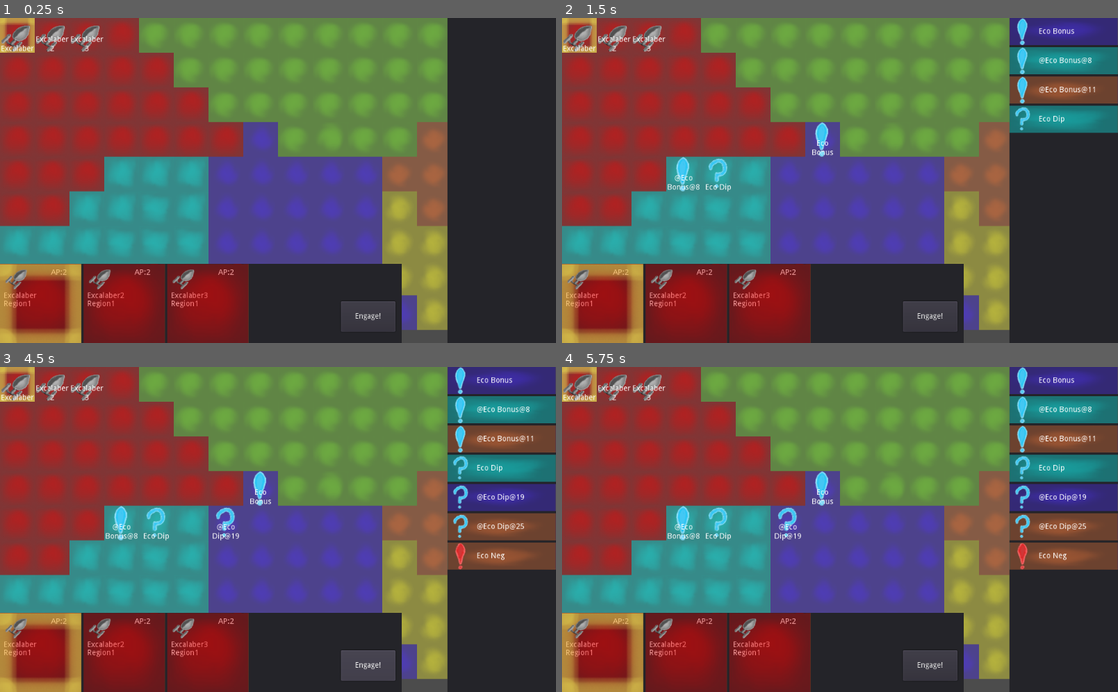
Above: before the commit, frames 1-4 (two rows, left to right).
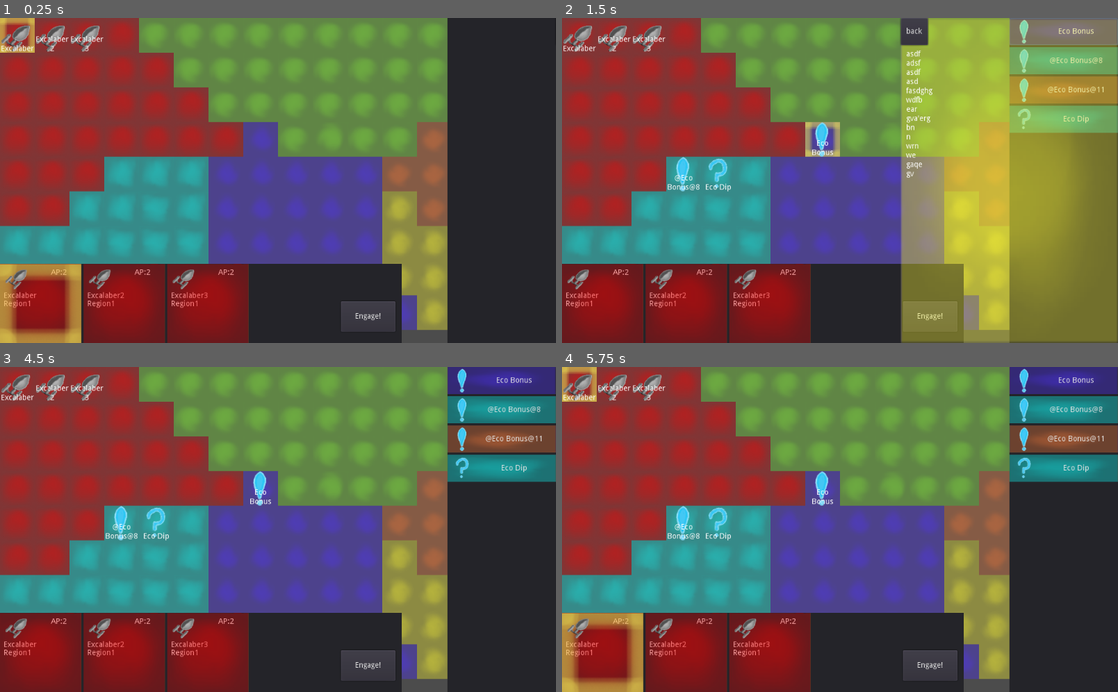
Above: after the commit, the same moments.

Repository: AngryMajor/StarShipGame
Game: Godot game, scene res://General/Main.tscn
The game is run twice, just before and just after one commit, with the same random seed, the same clock (stepped at 60 frames per second) and the same inputs.
Inputs (mouse positions are in pixels of both pictures, inside the frame that each line leads up to):
- Up to frame 1 (0.25 s): no input
- Up to frame 2 (1.5 s): click "Engage!" at 0.5 s; click (1062, 31) at 1.25 s, where only the run after the commit has a clickable "Eco Bonus"
- Up to frame 3 (4.5 s): click (500, 409) at 2 s, where only the run after the commit has a clickable "@Eco Bonus@8"; click (500, 438) at 2.75 s, where only the run after the commit has a clickable "@Eco Bonus@11"; click (500, 467) at 3.5 s, where only the run after the commit has a clickable "Eco Dip"; click "Engage!" (after the commit: "back") at 4.25 s
- Up to frame 4 (5.75 s): click (600, 653) at 5.02 s

The runs differ from the first frame. In frame 2, 42% of the frame differs, in the area x 0-100%, y 0-100%; in frame 3, 8.4%; in frame 4, 5.9%.

Commit message:
selection system updated to allow selection of anything including missions, when mission selected mission details pannel appears

Diff:
--- a/Components/Missions/MissionComp.gd
+++ b/Components/Missions/MissionComp.gd
@@ -9,6 +9,22 @@
 
 func _ready():
 	GameState.connect("time_progressed",self,"_on_time_progressed")
+
+func get_mission_coord(ship):
+	var keys = mission_map.keys()
+	var i = 0
+	var target = null
+
+	while target == null and i < keys.size():
+		if mission_map[keys[i]] == ship:
+			target = ship
+		else:
+			i += 1
+
+	if i >= keys.size():
+		return null
+	else:
+		return keys[i]
 
 func _on_time_progressed(amount):
 	pass
--- /dev/null
+++ b/General/DeselectButton.gd
@@ -0,0 +1,7 @@
+extends Button
+
+func _ready():
+	connect("button_down",self,"on_button_pressed")
+
+func on_button_pressed():
+	GameState.selection = null
--- a/General/GameState.gd
+++ b/General/GameState.gd
@@ -2,12 +2,12 @@
 
 var world : WorldController
 
-var selectedShip : Ship setget set_selected_ship
-signal ship_selection_Changed
+var selection setget set_selected
+signal selection_Changed
 
-func set_selected_ship(ship):
-	selectedShip = ship
-	emit_signal("ship_selection_Changed")
+func set_selected(target):
+	selection = target
+	emit_signal("selection_Changed")
 
 signal time_progressed(amount)
 
--- a/General/HighlightComp.gd
+++ b/General/HighlightComp.gd
@@ -3,14 +3,22 @@
 signal data_updated
 
 var selectionMap = {}
-export var highlight_selected_ship = true setget set_highlight_selected_ship
+export var highlight_selected = true setget set_highlight_selected
 export var highlight_currser = true
 
 export(NodePath) var _shipComp
 onready var shipComp = get_node(_shipComp)
+onready var missionComp = GameState.world.get_componnet("MissionComp")
 
-var selected_ship_coords
+var selected_coords
 var currser_highlight_coords setget set_curser_highlight
+
+
+func _ready():
+	if GameState.selection is Ship:
+		selected_coords = shipComp.get_ship_coord(GameState.selection)
+	GameState.connect("selection_Changed",self,"on_selection_changed")
+	shipComp.connect("data_updated",self,"on_ship_moved")
 
 func set_curser_highlight(coord):
 	var old_coord = currser_highlight_coords
@@ -19,35 +27,42 @@
 		emit_signal("data_updated",old_coord)
 	emit_signal("data_updated",currser_highlight_coords)
 
-func set_highlight_selected_ship(value):
-	highlight_selected_ship = value
-	emit_signal("data_updated",selected_ship_coords)
+func set_highlight_selected(value):
+	highlight_selected = value
+	emit_signal("data_updated",selected_coords)
 
 func get_data(coord):
 	var returnDict = {}
-	if highlight_selected_ship and coord == selected_ship_coords:
-		returnDict["Selected"] = GameState.selectedShip
+	if highlight_selected and coord == selected_coords:
+		returnDict["Selected"] = GameState.selection
 	elif highlight_currser and coord == currser_highlight_coords:
 		returnDict["Selected"] = 1
 	elif coord in selectionMap:
 		returnDict["Selected"] = selectionMap[coord]
 	return returnDict
 
-func _ready():
-	selected_ship_coords = shipComp.get_ship_coord(GameState.selectedShip)
-	GameState.connect("ship_selection_Changed",self,"on_ship_selection_changed")
-	shipComp.connect("data_updated",self,"on_ship_moved")
+func on_ship_moved(coord):
+	on_selection_changed()
+
+func on_selection_changed():
+	if GameState.selection is Ship and shipComp.get_ship_coord(GameState.selection) != null:
+		var old_selection_coords = selected_coords
+		selected_coords = shipComp.get_ship_coord(GameState.selection)
+		if old_selection_coords != null:
+			emit_signal("data_updated",old_selection_coords)
+		emit_signal("data_updated",selected_coords)
+	elif GameState.selection is Mission and missionComp.get_mission_coord(GameState.selection) != null:
+		var old_selection_coords = selected_coords
+		selected_coords = missionComp.get_mission_coord(GameState.selection)
+		if old_selection_coords != null:
+			emit_signal("data_updated",old_selection_coords)
+		emit_signal("data_updated",selected_coords)
+	else:
+		var old_selection_coords = selected_coords
+		selected_coords = null
+		emit_signal("data_updated",old_selection_coords)
 
 
-func on_ship_moved(coord):
-	on_ship_selection_changed()
-
-func on_ship_selection_changed():
-	if shipComp.get_ship_coord(GameState.selectedShip) != null:
-		var old_selection_coords = selected_ship_coords
-		selected_ship_coords = shipComp.get_ship_coord(GameState.selectedShip)
-		emit_signal("data_updated",old_selection_coords)
-		emit_signal("data_updated",selected_ship_coords)
 
 func set_selected(coord):
 	var toBeClearedCoords = selectionMap.keys()
--- a/General/Main.tscn
+++ b/General/Main.tscn
@@ -1,20 +1,28 @@
-[gd_scene load_steps=16 format=2]
+[gd_scene load_steps=20 format=2]
 
 [ext_resource path="res://General/World.tscn" type="PackedScene" id=1]
 [ext_resource path="res://Components/Missions/Types/EconomicDip.tscn" type="PackedScene" id=2]
 [ext_resource path="res://MouseController/MouseStates/DefaultState.gd" type="Script" id=3]
 [ext_resource path="res://Components/Missions/Types/EconomicNegEffect.tscn" type="PackedScene" id=4]
 [ext_resource path="res://MissionListUI.tscn" type="PackedScene" id=5]
+[ext_resource path="res://General/ShipCommandGameTiles.png" type="Texture" id=6]
 [ext_resource path="res://Components/Missions/Types/EcononmicPosibleBonus.tscn" type="PackedScene" id=7]
 [ext_resource path="res://General/ShipControlerMouse.gd" type="Script" id=8]
 [ext_resource path="res://General/EndTurnButton.gd" type="Script" id=9]
 [ext_resource path="res://General/MapCamera.gd" type="Script" id=10]
 [ext_resource path="res://ShipGUICard.tscn" type="PackedScene" id=11]
+[ext_resource path="res://General/MissionDetailsUI.gd" type="Script" id=12]
 [ext_resource path="res://General/ShipPannel.gd" type="Script" id=13]
+[ext_resource path="res://General/DeselectButton.gd" type="Script" id=14]
 [ext_resource path="res://MouseController/MouseStates/RegionInspect.gd" type="Script" id=17]
 [ext_resource path="res://MouseController/MouseStates/TestState.gd" type="Script" id=18]
 [ext_resource path="res://MouseController/MouseStates/MisssionInspector.gd" type="Script" id=19]
 [ext_resource path="res://MouseController/MouseControler.gd" type="Script" id=20]
+
+[sub_resource type="AtlasTexture" id=1]
+flags = 4
+atlas = ExtResource( 6 )
+region = Rect2( 320, 128, 64, 64 )
 
 [node name="Main" type="Node2D"]
 
@@ -93,4 +101,44 @@
 [node name="MissionList" parent="GUILayer" instance=ExtResource( 5 )]
 _MissionList = NodePath("../../World/Components/MissionComp/MissionList")
 
+[node name="MissionDetails" type="Control" parent="GUILayer"]
+anchor_left = 1.0
+anchor_right = 1.0
+anchor_bottom = 1.0
+rect_min_size = Vector2( 400, 0 )
+script = ExtResource( 12 )
+
+[node name="TextureRect" type="TextureRect" parent="GUILayer/MissionDetails"]
+anchor_right = 1.0
+anchor_bottom = 1.0
+texture = SubResource( 1 )
+expand = true
+
+[node name="Button" type="Button" parent="GUILayer/MissionDetails"]
+margin_right = 50.0
+margin_bottom = 50.0
+text = "back"
+script = ExtResource( 14 )
+
+[node name="TextBlock" type="Label" parent="GUILayer/MissionDetails"]
+anchor_right = 1.0
+margin_left = 10.0
+margin_top = 60.0
+margin_right = -10.0
+size_flags_horizontal = 3
+text = "asdf
+adsf
+asdf
+asd
+fasdghg
+wdfb
+ear
+gva'erg
+bn
+n
+wrn
+we
+gaqe
+gv"
+
 [editable path="World"]
--- /dev/null
+++ b/General/MissionDetailsUI.gd
@@ -0,0 +1,10 @@
+extends Control
+
+func _ready():
+	GameState.connect("selection_Changed",self,"_on_selection_changed")
+
+func _on_selection_changed():
+	if GameState.selection is Mission:
+		self.margin_left = -self.rect_size.x
+	else:
+		self.margin_left = 0
--- a/General/ShipComp.gd
+++ b/General/ShipComp.gd
@@ -8,7 +8,7 @@
 	var region = GameState.world.regionMap.get_region(0)
 	for ship in $ShipList.get_children():
 		add_ship(ship,region)
-	GameState.selectedShip = self.get_ships()[0]
+	GameState.selection = self.get_ships()[0]
 
 func get_data(coord):
 	var shipAt = ship_at(coord)
--- a/General/ShipControlerMouse.gd
+++ b/General/ShipControlerMouse.gd
@@ -8,18 +8,24 @@
 func handel_right(event_dict):
 	var coords = event_dict["tileCoords"]
 	var shipComp = GameState.world.get_componnet("ShipComp")
-	var ship = GameState.selectedShip
+	var target = GameState.selection
 	var missionControler = GameState.world.get_componnet("MissionComp") as MissionComp
 	var missionAt = missionControler.mission_at(coords)
-	if missionAt != null:
-		ship.set_mission_target(missionAt)
-	else:
-		var region = GameState.world.regionMap.get_region_for(coords)
-		ship.set_destination(region)
+	if target is Ship:
+		if missionAt != null:
+			target.set_mission_target(missionAt)
+		else:
+			var region = GameState.world.regionMap.get_region_for(coords)
+			target.set_destination(region)
 
 func handel_left(event_dict):
 	var coords = event_dict["tileCoords"]
 	var shipComp = GameState.world.get_componnet("ShipComp")
+	var missionComp = GameState.world.get_componnet("MissionComp") as MissionComp
 
 	if shipComp.ship_at(coords) != null:
-		GameState.selectedShip = shipComp.ship_at(coords)
+		GameState.selection = shipComp.ship_at(coords)
+	elif missionComp.mission_at(coords) != null:
+		GameState.selection = missionComp.mission_at(coords)
+	else:
+		GameState.selection = null
--- a/General/ShipPannel.gd
+++ b/General/ShipPannel.gd
@@ -15,4 +15,4 @@
 		card.connect("ship_selection_request",self,"on_ship_selection_request")
 
 func on_ship_selection_request(ship:Ship):
-	GameState.selectedShip = ship
+	GameState.selection = ship
--- a/MissionCard.gd
+++ b/MissionCard.gd
@@ -1,6 +1,7 @@
 extends Control
 
 export(Texture) var baseTexture : Texture
+var myMission
 
 func set_dim(value:bool):
 	if value:
@@ -9,7 +10,11 @@
 		self.modulate = Color(1,1,1,1)
 
 func init(mission):
-	$MissionCard/NameLabel.text = String(mission.name)
+	myMission = mission
+	GameState.connect("selection_Changed",self,"_on_selection_changed")
+	$Button.connect("button_down",self,"_on_button_pressed")
+
+	$Button.text = String(mission.name)
 
 	var background_atlasTexture = AtlasTexture.new()
 	background_atlasTexture.atlas = baseTexture
@@ -23,8 +28,13 @@
 	Icon_atlasTexture.region.size = Vector2(64,64)
 	Icon_atlasTexture.region.position = Vector2(0,64)
 	Icon_atlasTexture.region.position.x = mission.icon_index * 64 + 128
-	$MissionCard/TextureRect.texture = Icon_atlasTexture
+	$Button.icon = Icon_atlasTexture
 
+func _on_button_pressed():
+	GameState.selection = myMission
+
+func _on_selection_changed():
+	pass
 
 func rerender():
 	self.visible = false
--- a/MissionCard.tscn
+++ b/MissionCard.tscn
@@ -1,20 +1,12 @@
-[gd_scene load_steps=5 format=2]
+[gd_scene load_steps=3 format=2]
 
 [ext_resource path="res://General/ShipCommandGameTiles.png" type="Texture" id=1]
 [ext_resource path="res://MissionCard.gd" type="Script" id=2]
 
-[sub_resource type="AtlasTexture" id=2]
-
-[sub_resource type="AtlasTexture" id=1]
-flags = 4
-atlas = ExtResource( 1 )
-region = Rect2( 128, 64, 64, 64 )
-
-[node name="Control" type="Control"]
-margin_left = 167.0
-margin_right = 167.0
-margin_bottom = 50.0
+[node name="MissionCard" type="Control"]
+margin_bottom = 40.0
 rect_min_size = Vector2( 200, 50 )
+size_flags_horizontal = 3
 script = ExtResource( 2 )
 baseTexture = ExtResource( 1 )
 
@@ -23,25 +15,10 @@
 anchor_bottom = 1.0
 size_flags_horizontal = 3
 size_flags_vertical = 3
-texture = SubResource( 2 )
 expand = true
 
-[node name="MissionCard" type="HBoxContainer" parent="."]
+[node name="Button" type="Button" parent="."]
 anchor_right = 1.0
 anchor_bottom = 1.0
-rect_min_size = Vector2( 0, 50 )
-
-[node name="TextureRect" type="TextureRect" parent="MissionCard"]
-margin_right = 50.0
-margin_bottom = 50.0
-rect_min_size = Vector2( 50, 50 )
-size_flags_vertical = 3
-texture = SubResource( 1 )
-expand = true
-
-[node name="NameLabel" type="Label" parent="MissionCard"]
-margin_left = 54.0
-margin_top = 18.0
-margin_right = 159.0
-margin_bottom = 32.0
-text = "this is a mission"
+flat = true
+expand_icon = true
--- a/ShipGUICard.gd
+++ b/ShipGUICard.gd
@@ -20,11 +20,11 @@
 	check_ship_available()
 	$ShipButton.connect("button_down",self,"on_button_down")
 
-	GameState.connect("ship_selection_Changed",self,"on_ship_selection_changed")
-	on_ship_selection_changed()
+	GameState.connect("selection_Changed",self,"on_selection_changed")
+	on_selection_changed()
 
-func on_ship_selection_changed():
-	if my_ship == GameState.selectedShip:
+func on_selection_changed():
+	if my_ship == GameState.selection:
 		$ShipButton/HighlightTexture.visible = true
 	else:
 		$ShipButton/HighlightTexture.visible = false
